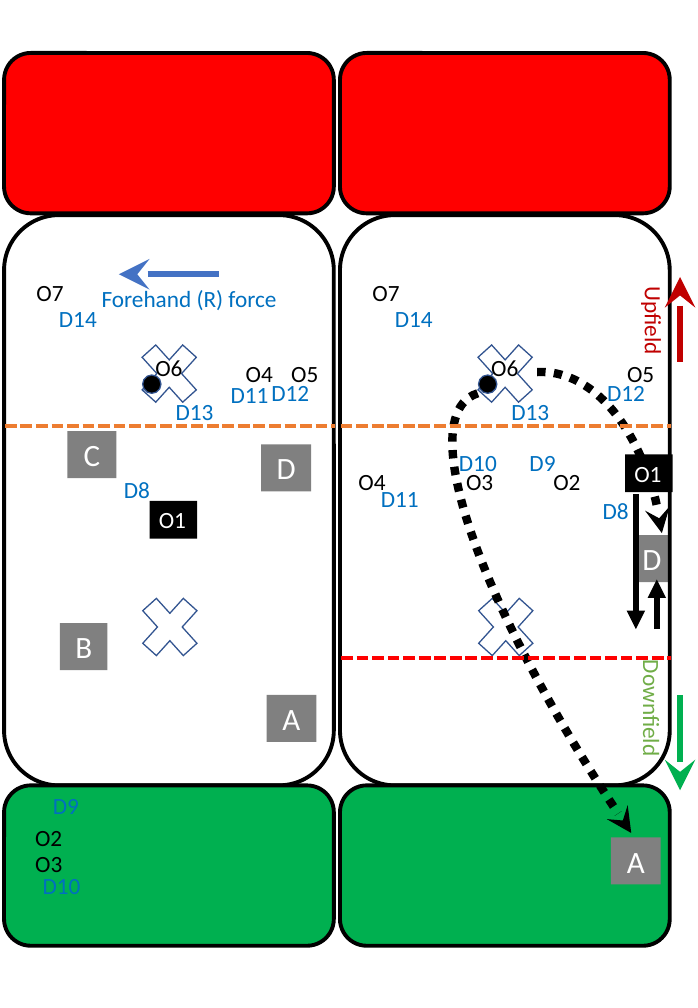
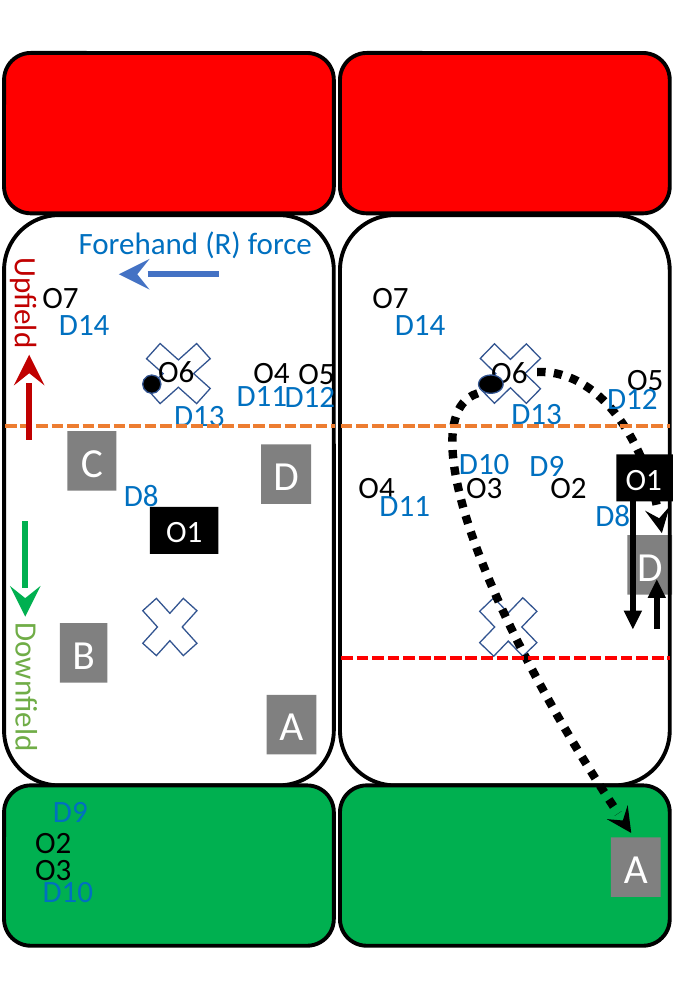
Before and after one commit to James-Reynolds/Ultimate-strategy-and-tactics, a slide deck: slide 2 of graphics/Graphics.pptx (slide 7 before the commit). Drawn at 698x1008 pixels with LibreOffice and Linux fonts; fonts in the diff are those of the drawing. Boxes give left, top, right and bottom in pixels: in the first picture for what was removed or moved away, otherwise in the second. Text is boxed around its words. In the diff, an @@ line names an element or a change of style, - is before the commit and + after.

```diff
--- a/graphics/Graphics.pptx
+++ b/graphics/Graphics.pptx
@@ text "Forehand (R) force": place and size @@
-text "Forehand (R) force" at (102, 287, 276, 310)
+text "Forehand (R) force" at (79, 228, 312, 262)
@@ text "Upfield": place and size @@
-text "Upfield" at (639, 293, 667, 353)
+text "Upfield" at (7, 266, 45, 345)
@@ arrow moved from (680, 277) - (680, 363) to (29, 355) - (29, 440) @@
@@ cross: place and size @@
-cross at (130, 330, 208, 417)
+cross at (130, 330, 227, 417)
@@ text "O4": place and size @@
-text "O4" at (246, 367, 273, 389)
+text "O4" at (253, 363, 289, 391)
@@ text "O5": place and size @@
-text "O5" at (291, 367, 318, 388)
+text "O5" at (298, 358, 334, 392)
@@ cross: place and size @@
-cross at (466, 330, 544, 417)
+cross at (466, 330, 555, 417)
@@ text "D12": place and size @@
-text "D12" at (271, 386, 309, 401)
+text "D12" at (275, 372, 350, 419)
@@ ellipse: place and size @@
-ellipse at (478, 375, 497, 394)
+ellipse at (478, 375, 503, 394)
@@ rectangle "C": place and size @@
-rectangle "C" at (67, 431, 116, 477)
+rectangle "C" at (67, 431, 116, 490)
@@ rectangle "D": place and size @@
-rectangle "D" at (262, 445, 312, 491)
+rectangle "D" at (262, 445, 312, 504)
@@ rectangle "O1": place and size @@
-rectangle "O1" at (625, 454, 673, 491)
+rectangle "O1" at (616, 454, 673, 501)
@@ rectangle "O1": place and size @@
-rectangle "O1" at (150, 501, 197, 538)
+rectangle "O1" at (150, 507, 219, 554)
@@ rectangle "O1" at (150, 507, 219, 554): size 18 to 24 pt; alignment left to centre @@
@@ text "D8": place and size @@
-text "D8" at (603, 503, 629, 519)
+text "D8" at (595, 500, 630, 527)
@@ arrow moved from (680, 790) - (680, 695) to (25, 617) - (25, 521) @@
@@ size 24 to 32 pt in 6 elements at (266, 695, 316, 755), (262, 445, 312, 504), (611, 838, 661, 897), (67, 431, 116, 490), (60, 624, 107, 683), (627, 535, 672, 595) @@
@@ rectangle "D": place and size @@
-rectangle "D" at (633, 535, 670, 582)
+rectangle "D" at (627, 535, 672, 595)
@@ cross: place and size @@
-cross at (467, 584, 545, 670)
+cross at (467, 584, 550, 670)
@@ size 18 to 24 pt in 30 elements at (174, 400, 224, 428), (616, 454, 673, 501), (491, 357, 527, 391), (595, 500, 630, 527), (158, 356, 194, 390), (550, 472, 586, 499), (529, 456, 564, 484), (275, 372, 350, 419), (466, 472, 502, 506), (358, 478, 394, 506), (627, 370, 663, 398), (372, 288, 408, 316), (459, 454, 509, 482), (511, 398, 561, 428), (379, 490, 429, 516), (370, 481, 454, 528), (607, 383, 657, 417), (395, 315, 445, 335), (42, 288, 78, 316), (298, 358, 334, 392), (59, 315, 109, 335), (124, 484, 159, 514), (253, 363, 289, 391), (79, 228, 312, 262), (35, 860, 71, 888), (35, 833, 71, 861), (53, 802, 88, 822), (43, 876, 93, 902), (7, 266, 45, 345), (7, 635, 45, 748) @@
@@ text "Downfield": place and size @@
-text "Downfield" at (637, 669, 665, 754)
+text "Downfield" at (7, 635, 45, 748)
@@ rectangle "B": place and size @@
-rectangle "B" at (60, 624, 107, 670)
+rectangle "B" at (60, 624, 107, 683)
@@ rectangle "A": place and size @@
-rectangle "A" at (266, 695, 316, 742)
+rectangle "A" at (266, 695, 316, 755)
@@ rectangle "A": place and size @@
-rectangle "A" at (611, 838, 661, 884)
+rectangle "A" at (611, 838, 661, 897)
```
Also in this commit, not shown: 4 other slides changed, 4 slides removed, 7 other files.
